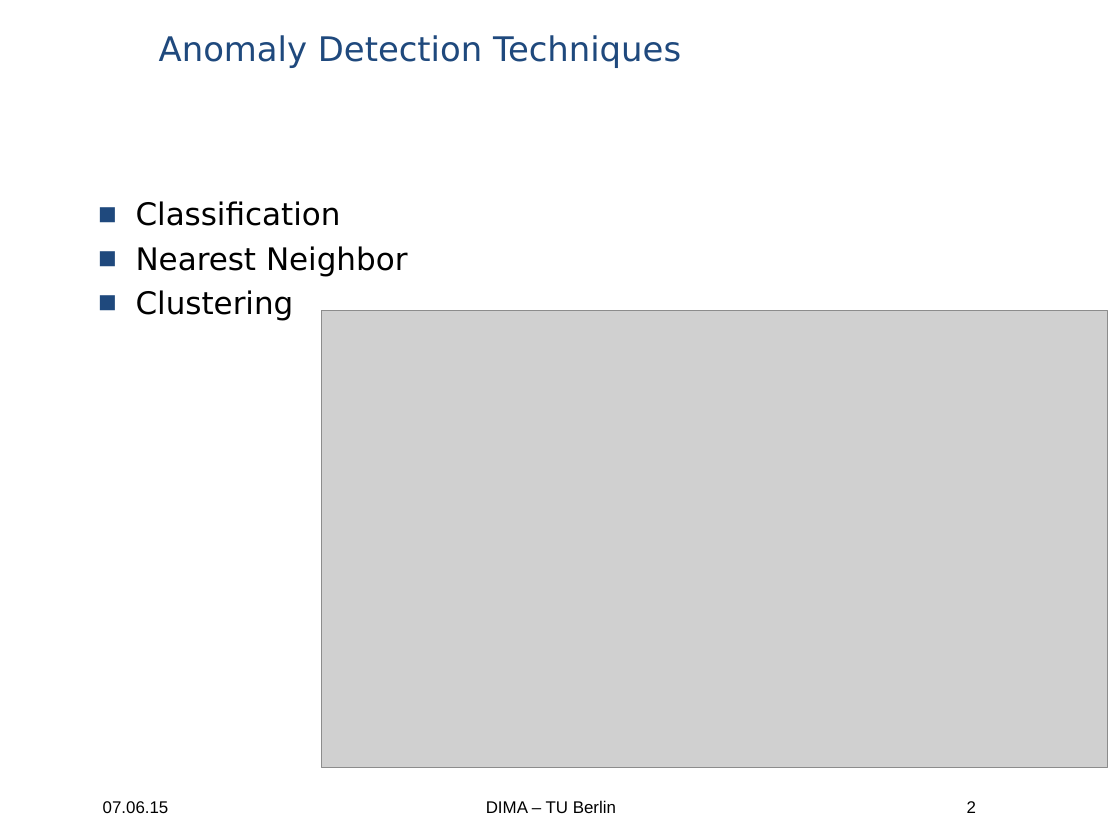
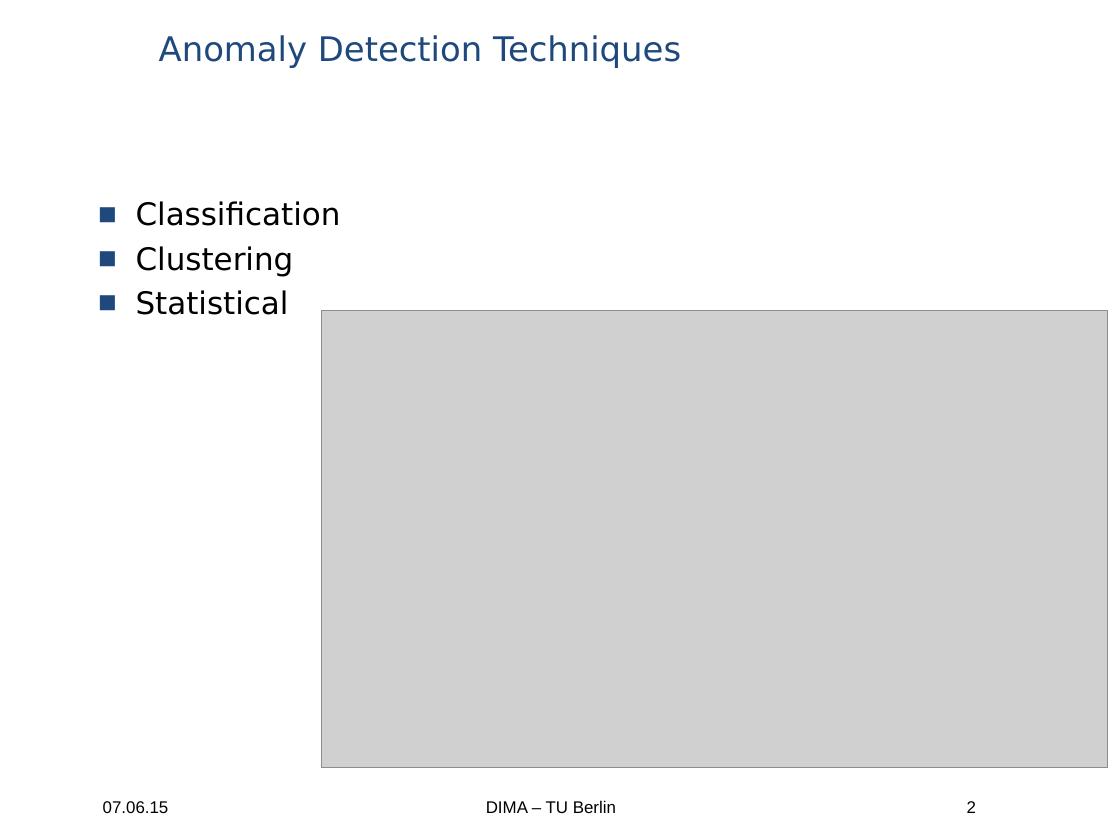
Before and after one commit to ericdoerheit/DBPRO2015, a slide deck: slide 2 of Presentations/Presentation 3.ppt. Drawn at 1120x840 pixels with LibreOffice and Linux fonts; fonts in the diff are those of the drawing; grey boxes stand for pictures; background and template pictures are left out. Boxes give left, top, right and bottom in pixels: in the first picture for what was removed or moved away, otherwise in the second. Text is boxed around its words. In the diff, an @@ line names an element or a change of style, - is before the commit and + after.

```diff
--- a/Presentations/Presentation 3.ppt
+++ b/Presentations/Presentation 3.ppt
@@ text at <box>136,246,408,276</box>: paragraph removed @@
-■ Nearest Neighbor
@@ text at <box>136,290,289,315</box>: paragraph added @@
+■ Statistical
```
Also in this commit, not shown: 1 other slide changed, 3 slides added, 55 other files.
